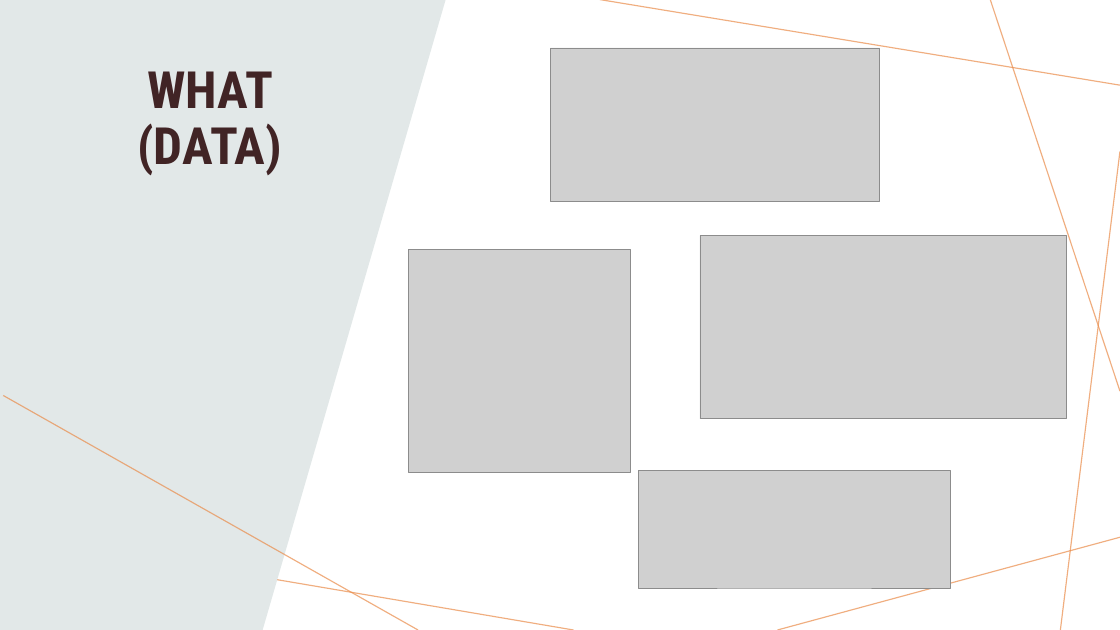
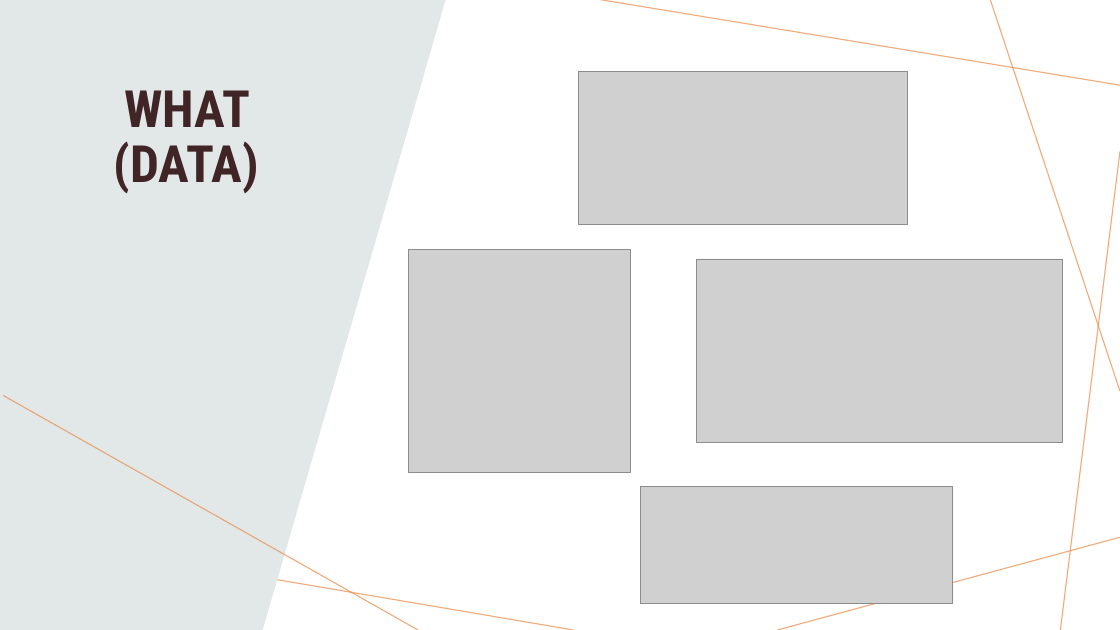
Before and after one commit to yipeyayeah/CSC3007-project, a slide deck: slide 2 of milestone2/IV Presentation.pptx. Drawn at 1120x630 pixels with LibreOffice and Linux fonts; fonts in the diff are those of the drawing; grey boxes stand for pictures. Boxes give left, top, right and bottom in pixels: in the first picture for what was removed or moved away, otherwise in the second. Text is boxed around its words. In the diff, an @@ line names an element or a change of style, - is before the commit and + after.

```diff
--- a/milestone2/IV Presentation.pptx
+++ b/milestone2/IV Presentation.pptx
@@ title "WHAT (DATA)": place and size @@
-title "WHAT (DATA)" at (137,71,282,175)
+title "WHAT (DATA)" at (114,90,259,193)
@@ picture: place and size @@
-picture at (550,48,880,202)
+picture at (579,71,908,225)
@@ picture: place and size @@
-picture at (700,236,1066,419)
+picture at (697,259,1063,442)
@@ picture: place and size @@
-picture at (639,471,950,588)
+picture at (641,486,953,604)
```
Also in this commit, not shown: 3 other slides changed.
